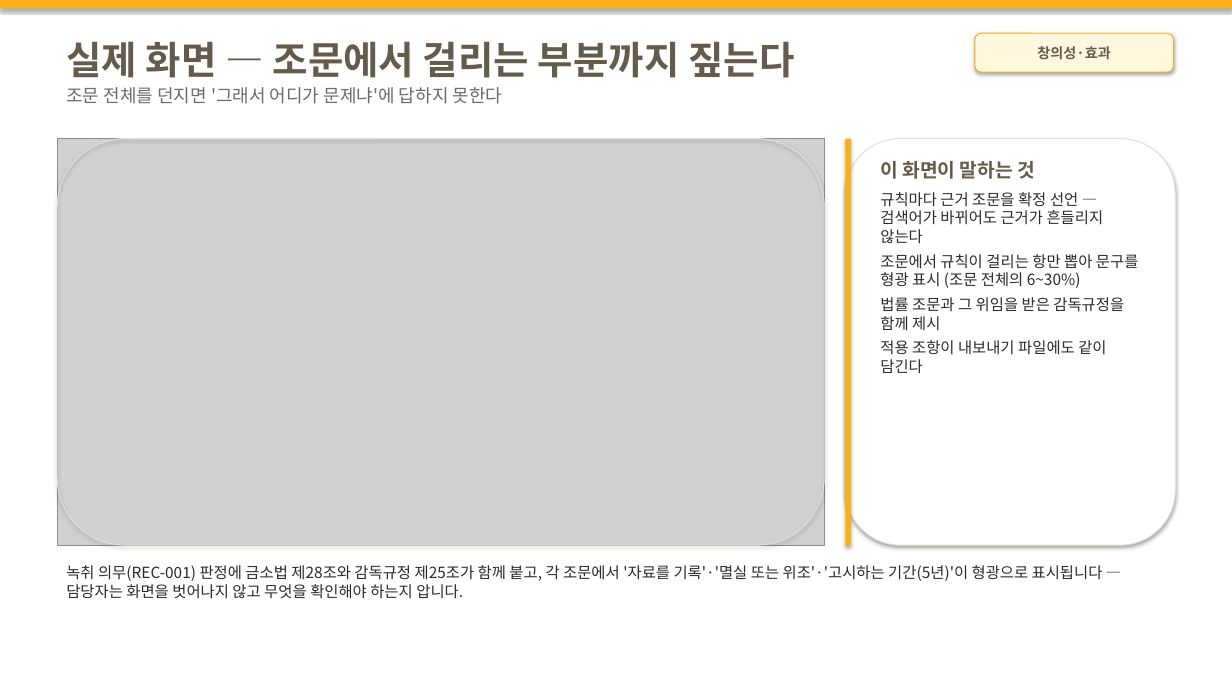
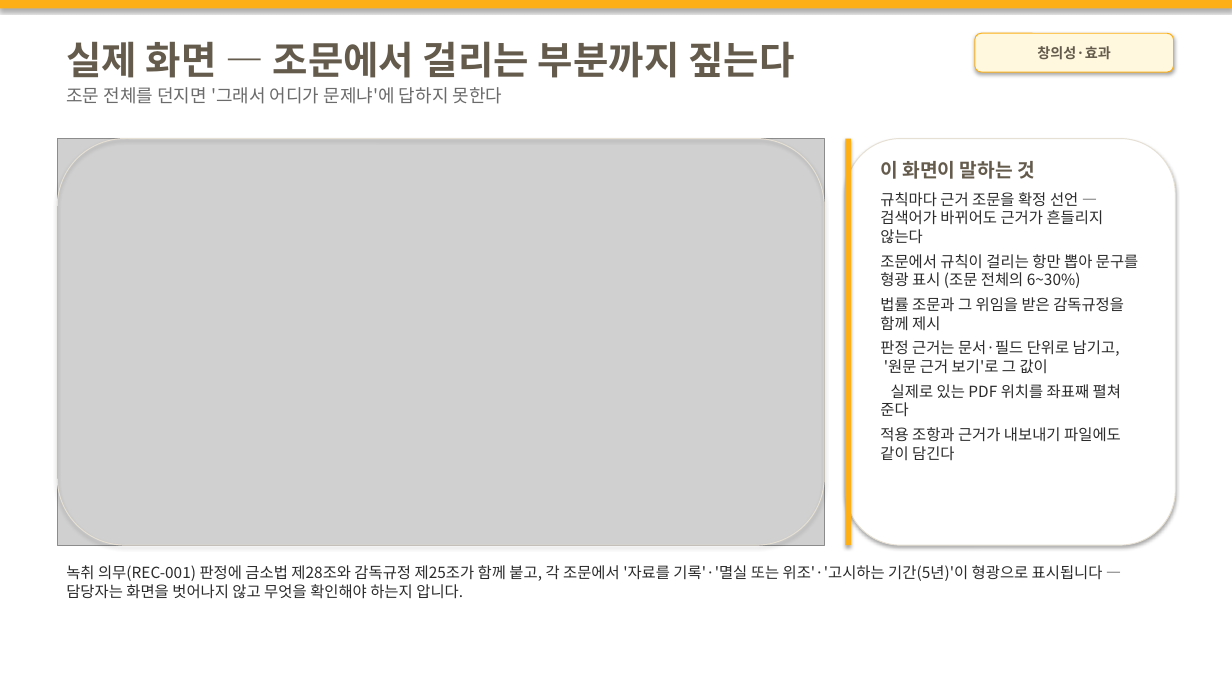
Before and after one commit to M0282/26KBAI_LW, a slide deck: slide 18 of docs/기술설명서_초안.pptx. Drawn at 1232x693 pixels with LibreOffice and Linux fonts; fonts in the diff are those of the drawing; grey boxes stand for pictures. Boxes give left, top, right and bottom in pixels: in the first picture for what was removed or moved away, otherwise in the second. Text is boxed around its words. In the diff, an @@ line names an element or a change of style, - is before the commit and + after.

```diff
--- a/docs/기술설명서_초안.pptx
+++ b/docs/기술설명서_초안.pptx
@@ text at box(880, 340, 1121, 460): text changed @@
-적용 조항이 내보내기 파일에도 같이 담긴다
+판정 근거는 문서·필드 단위로 남기고, '원문 근거 보기'로 그 값이
+실제로 있는 PDF 위치를 좌표째 펼쳐 준다
+적용 조항과 근거가 내보내기 파일에도 같이 담긴다
```
Also in this commit, not shown: 2 other slides changed, 7 other files.
